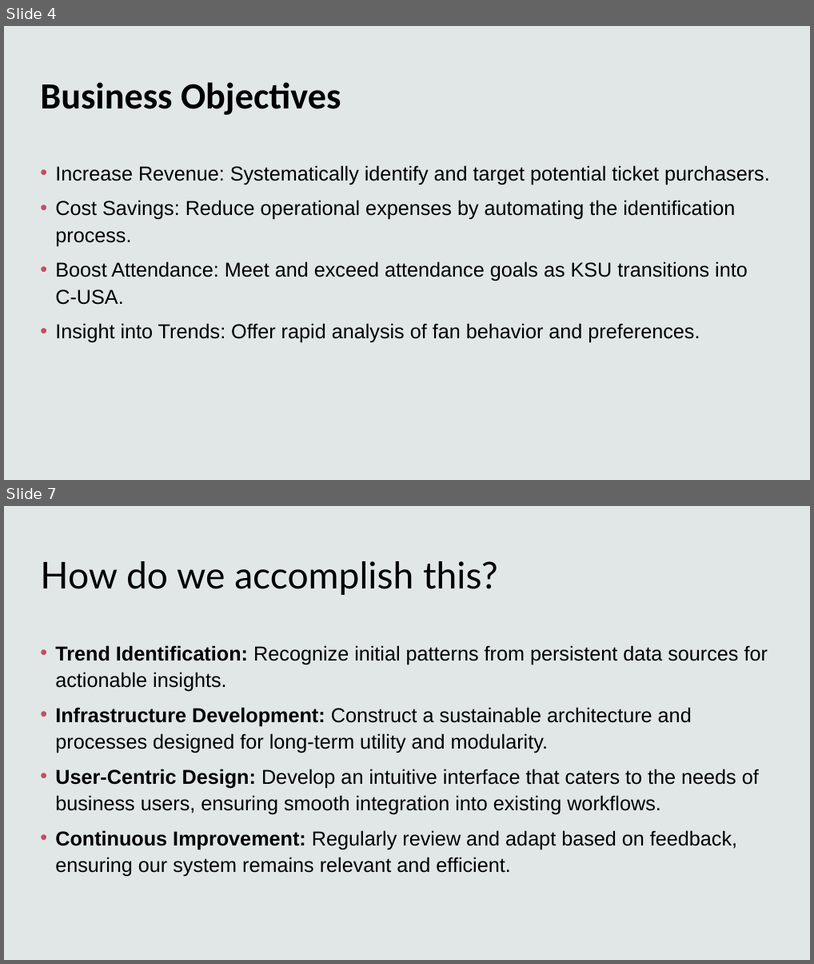
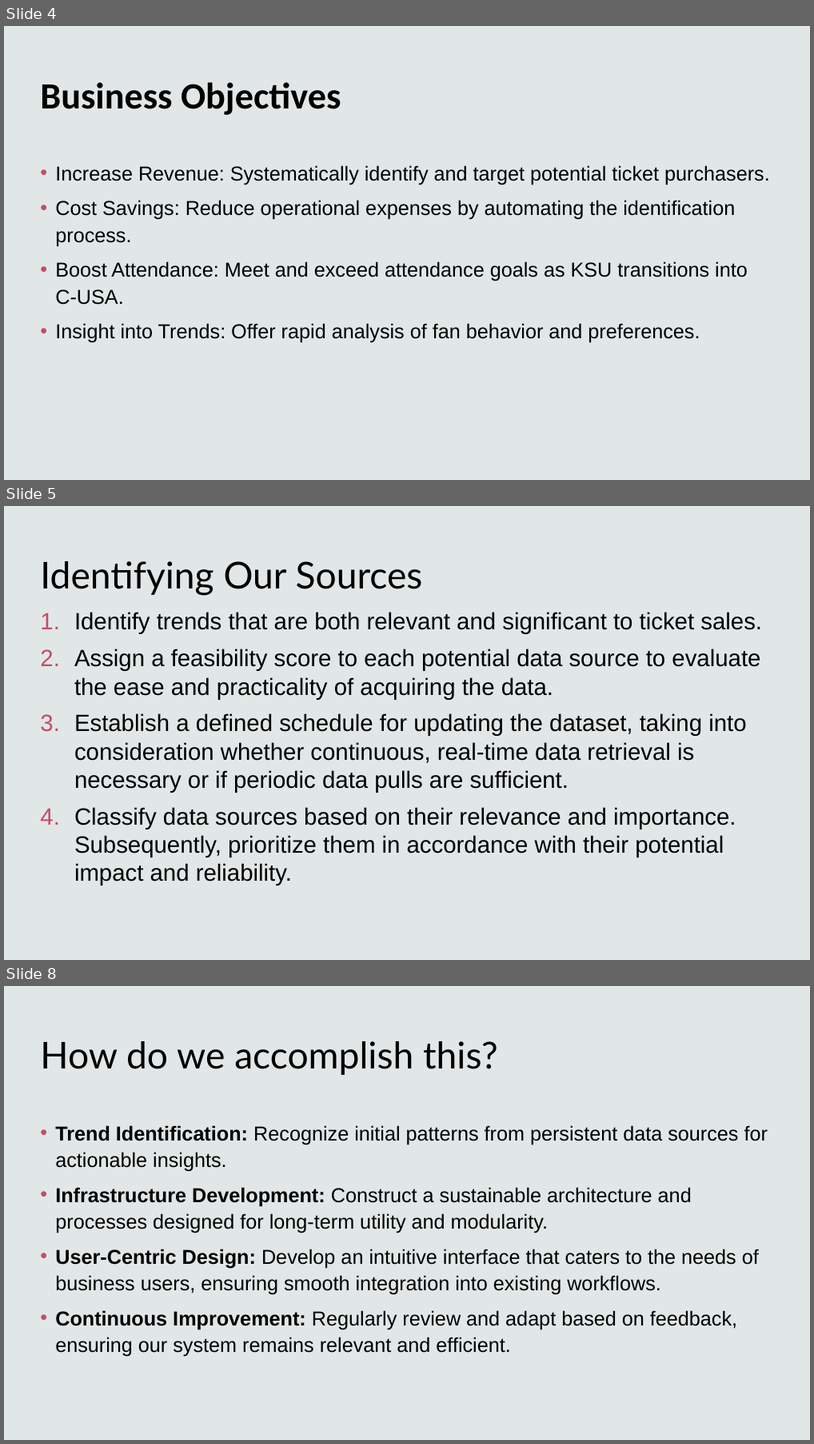
Before and after one commit to AjJ132/OwlVision, a slide deck: Docs/Powerpoints/KSU Athletics Data Warehouse.pptx. Shown one above the other, each under a label of ours: slides 4 and 7 before the commit, slides 4, 5 and 8 after it; the slides between them are not shown. The pictures are 814x964 and 814x1444 pixels, drawn with LibreOffice and Linux fonts; fonts in the diff are those of the drawing; background and template pictures are left out. Boxes give left, top, right and bottom in pixels: in the first picture for what was removed or moved away, otherwise in the second. Text is boxed around its words. In the diff, an @@ line names an element or a change of style, - is before the commit and + after.

```diff
--- a/Docs/Powerpoints/KSU Athletics Data Warehouse.pptx
+++ b/Docs/Powerpoints/KSU Athletics Data Warehouse.pptx
@@ slide 5 added at (x1=4, y1=506, x2=810, y2=960), background #FFFFFF; not listed: 1 template element that a slide beside it also shows @@
@@ title added at (x1=40, y1=561, x2=423, y2=596), 44 pt, text #000000 @@
+Identifying Our Sources
@@ text added at (x1=74, y1=612, x2=762, y2=885), 28 pt, text #000000 @@
+1. Identify trends that are both relevant and significant to ticket sales.
+2. Assign a feasibility score to each potential data source to evaluate the ease and practicality of acquiring the data.
+3. Establish a defined schedule for updating the dataset, taking into consideration whether continuous, real-time data retrieval is necessary or if periodic data pulls are sufficient.
+4. Classify data sources based on their relevance and importance. Subsequently, prioritize them in accordance with their potential impact and reliability.
@@ what was slide 7 is now slide 8 @@
```
Also in this commit, not shown: 2 slides changed, 2 other slides added, 18 other files.
